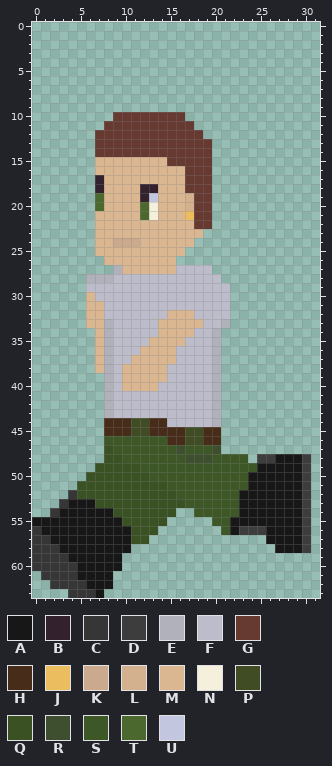
Pixel-art sprite, stored at Sprites/characters/body/run/run_SW/sw_3.png. Above is the file before it was changed.
The file is 32x64 pixels. Colours within 5 levels of each other are drawn and written as one.
Palette (. is transparent): A #171717  B #33222e  C #363636  D #3d3d3d  E #b0b1ba  F #bcbcca  G #663931  H #472c1a  J #ecbd5e  K #caa98d  L #d4b18e  M #dab691  N #f4f0dc  P #404d24  Q #3a5124  R #3d4f2e  S #3e5727  T #4b692f  U #c3c6df
Pixels before, first column x 0:
10 .........GGGGGGGG..............
11 ........GGGGGGGGGG.............
12 .......GGGGGGGGGGGG............
13 .......GGGGGGGGGGGGG...........
14 .......GGGGGGGGGGGGG...........
15 .......MMMMMMMMGGGGG...........
16 .......MMMMMMMMMMGGG...........
17 .......BMMMMMMMMMGGG...........
18 .......BMMMMBBMMMGGG...........
19 .......TMMMMBUMMMLGG...........
20 .......TMMMMTNMMMLGG...........
21 .......MMMMMTNMMMJGG...........
22 .......MMMMMMMMMMMGG...........
23 .......MMMMMMMMMMMM............
24 .......MMKKKMMMMMM.............
25 .......MMMMMMMMMM..............
26 ........MMMMMMMM...............
27 .........EMMMMMMFFFF...........
28 ......EEEFFFFFFFFFFFF..........
29 ......FFFFFFFFFFFFFFFF.........
30 ......MFFFFFFFFFFFFFFF.........
31 ......MMFFFFFFFFFFFFFF.........
32 ......MMFFFFFFFMMMFFFF.........
33 ......MMEFFFFFMMMMMFFE.........
34 .......MEFFFFFMMMMFFE..........
35 .......MEFFFFMMMMFFFE..........
36 .......MEFFFMMMMFFFFE..........
37 .......MEFFMMMMMFFFFE..........
38 .......MEFMMMMMFFFFFE..........
39 ........EFMMMMMFFFFFE..........
40 ........EFMMMMFFFFFFE..........
41 ........EFFFFFFFFFFFE..........
42 ........EFFFFFFFFFFFE..........
43 ........EFFFFFFFFFFFE..........
44 ........HHHPPHHFFFFFE..........
45 ........HHHPPHHHHPPHH..........
46 ........SSSSSSSHHPPHH..........
47 ........QSSSSSSSRSSSR..........
48 ........QQSSSSSSSRRRSSSS.DDAAAD
49 .......QQQQQSSSSSSSSSSSSSAAAAAD
50 ......QQQQQQQSSSSSSSSSSSAAAAAAD
51 .....QQQQQQQQQQSSSSSSSSSAAAAAAD
52 ....CQQQQQQQQQQQSSSSSSSAAAAAAAD
53 ...CAAAQQQQQQQQQQSSSSSSAAAAAAAD
54 ..CAAAAAAQQQQQQQ..SSSSSAAAAAAAD
55 AAAAAAAAAAQQQQQ.....SSAAAAAAAAD
56 CAAAAAAAAAAQQQ.......SADDDAAAAD
57 CCAAAAAAAAAQQ.............AAAAD
58 CCCAAAAAAAA................AAAD
59 CCCCAAAAAA.....................
60 CCCCCAAAAA.....................
61 .CCCCAAAA......................
62 ..CCCCAAA......................
63 ....CCCA.......................
The result:
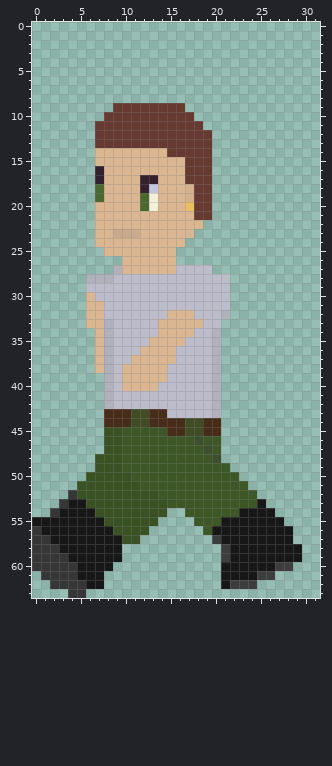
From old to new:
Changed rows in their new state; - is an unchanged pixel.
first column x 7:
 9 --GGGGGGGG-----
10 -G--------G----
11 G----------G---
12 ------------G--
14 MMMMMMMM-------
15 --------MM-----
16 B--------------
17 -----BB--------
18 T-----U---L----
19 -----TN--------
20 M---------J----
21 -----MM---M----
22 -----------M.--
23 --KKK------.---
24 --MMM-----.----
25 .--------.-----
26 -..------------
28 --------------F
first column x 21:
32 E
33 .
first column x 6:
43 --HHHPPHH----------------
44 ---------HHPPHH----------
45 --QQSSSSS----------------
46 --QQ-----SSSRSS----------
47 ---Q------S--RS----------
48 -Q---------SSSR...-......
49 ----SS----------.........
50 -----SS----------........
51 ------SSS---------.......
52 --------SS-------SS......
53 Q--------SS------SS-.....
54 -QQ------.-S---------....
55 --QQ----.---SS-A------...
56 ---QQ--.-----SAA-AAA---..
57 ----Q-.-------DAAAAA---..
58 ----.----------DAAAAA---.
59 ---------------DAAAAAAAA-
60 ---.-----------AAAAAADD--
61 --.------------AAAADD----
62 --.------------ADDD------
63 ..-----------------------
Pixel boxes of the changes (left, top, right, bottom) in both pictures:
changed: (95, 103, 212, 265)
changed: (221, 274, 230, 328)
changed: (86, 409, 311, 598)
